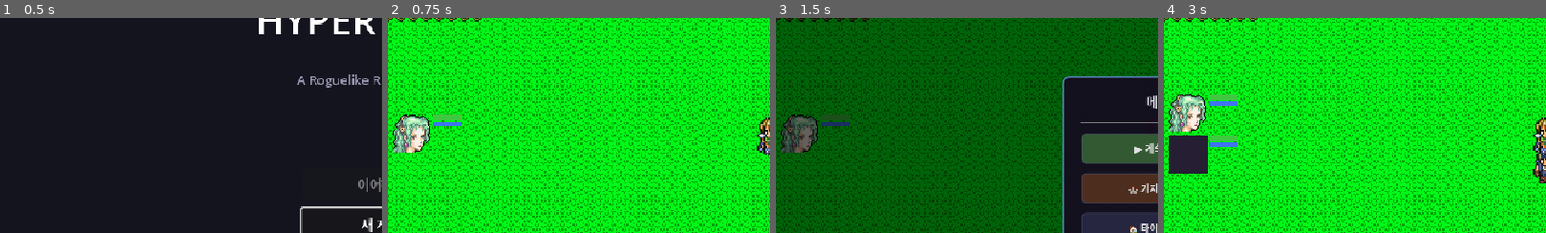
Above: before the commit, frames 1-4 (left to right).
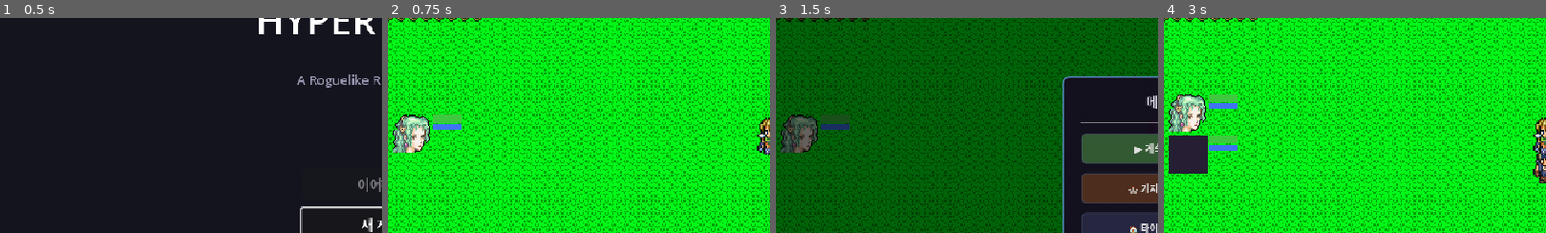
Above: after the commit, the same moments.

Repository: limmmmmmn/Appears-Appears
Game: Godot game, scene res://scenes/main/Main.tscn
The game is run twice, just before and just after one commit, with the same random seed, the same clock (stepped at 60 frames per second) and the same inputs.
Inputs:
- Up to frame 1 (0.5 s): no input
- Up to frame 2 (0.75 s): click "새 게임" at 0.5 s
- Up to frame 3 (1.5 s): click "☰" at 1.25 s
- Up to frame 4 (3 s): click "🏰 철수" at 2 s; click "👤+ 영입" at 2.75 s
The pictures show only the part of the screen within x 0-50%, y 18-68%; the shares and areas given below are measured in that part.

Frame 1 is identical in both runs. In frame 2, 0.3% of the frame differs, in the area x 11-20%, y 47-52%; in frame 3, 0.3%; in frame 4, 0.5%, in the area x 11-20%, y 38-62%.

Commit message:
HP/MP 바 두께 증가 (HP 7→10px, MP 5→7px)
https://claude.ai/code/session_01LzmX6vSTcWcWe1rR4SRP8n

Diff:
--- a/scripts/ui/field/HeroCard.gd
+++ b/scripts/ui/field/HeroCard.gd
@@ -8,8 +8,8 @@
 const BAR_GAP := 2  # 페이스칩 ↔ 바 사이 간격
 
 # 바 크기
-const HP_BAR_HEIGHT := 7
-const MP_BAR_HEIGHT := 5
+const HP_BAR_HEIGHT := 10
+const MP_BAR_HEIGHT := 7
 const BAR_SPACING := 2  # HP바 ↔ MP바 사이 간격
 const MAX_BAR_WIDTH := 120  # 바 최대 픽셀 너비
 const MIN_BAR_RATIO := 0.3  # 바 최소 비율 (= 36px)
